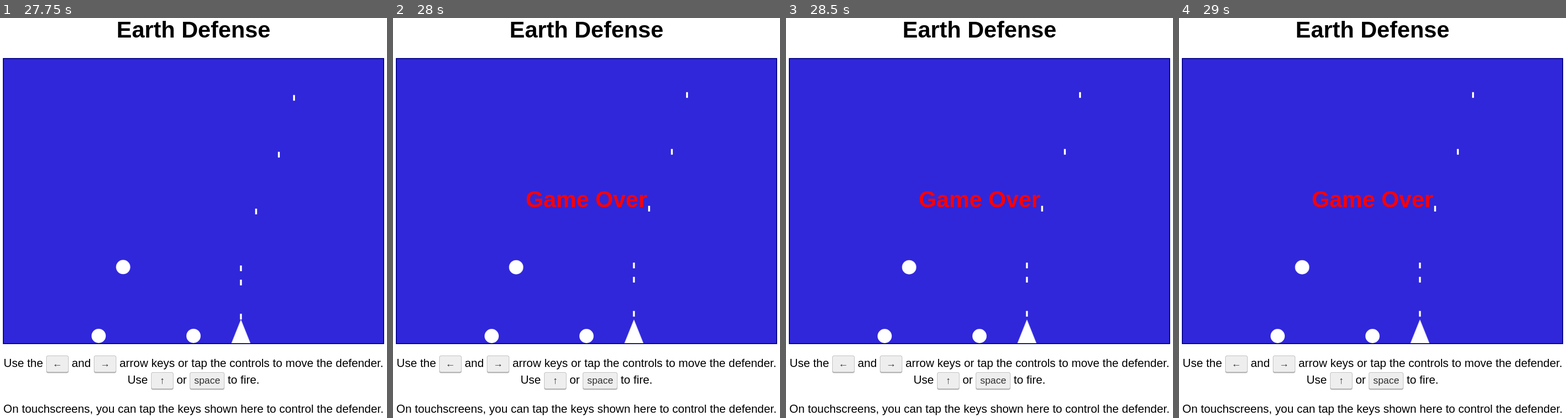
Above: before the commit, frames 1-4 (left to right).
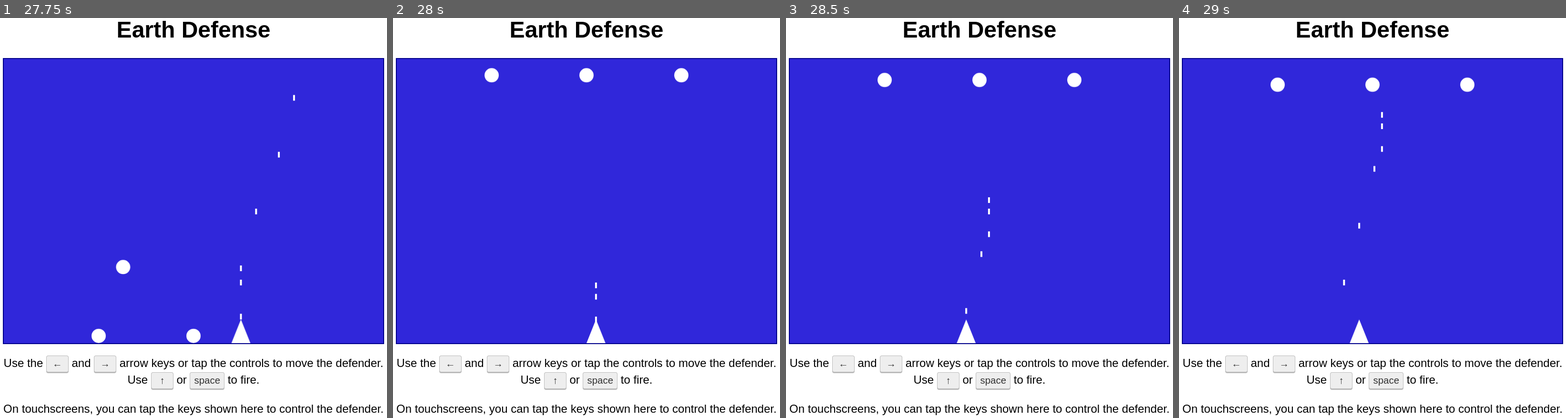
Above: after the commit, the same moments.

Repository: MDecker-MobileComputing/HTML_Game_EarthDefense
Game: browser game, page docs/index.html
The game is run twice, just before and just after one commit, with the same random seed, the same clock (stepped at 60 frames per second) and the same inputs.
Inputs:
- Up to frame 1 (27.75 s): hold Right 1.03-2.28 s; tap Space every 0.33 s from 1.1 to 27.43 s; hold Up 2.33-2.67 s; hold Right 2.72-3.72 s; hold Left 3.77-5.27 s; hold Up 5.32-5.82 s; hold Left 5.87-6.53 s; hold Right 6.58-7.83 s; hold Up 7.88-8.22 s; hold Right 8.27-9.27 s; hold Left 9.32-10.82 s; hold Up 10.87-11.37 s; hold Left 11.42-12.08 s; hold Right 12.13-13.38 s; hold Up 13.43-13.77 s; hold Right 13.82-14.82 s; hold Left 14.87-16.37 s; hold Up 16.42-16.92 s; hold Left 16.97-17.63 s; hold Right 17.68-18.93 s; hold Up 18.98-19.32 s; hold Right 19.37-20.37 s; hold Left 20.42-21.92 s; hold Up 21.97-22.47 s; hold Left 22.52-23.18 s; hold Right 23.23-24.48 s; hold Up 24.53-24.87 s; hold Right 24.92-25.92 s; hold Left 25.97-27.47 s; hold Up from 27.52 s (still down)
- Up to frame 2 (28 s): keep holding Up; tap Space at 27.77, 27.77 s
- Up to frame 3 (28.5 s): release Up at 28.02 s; hold Left from 28.07 s (still down); tap Space at 28.1, 28.43 s
- Up to frame 4 (29 s): release Left at 28.73 s; tap Space at 28.77 s; hold Right from 28.78 s (still down)

Frame 1 is identical in both runs. In frame 2, 1.5% of the frame differs, in the area x 23-77%, y 12-82%; in frame 3, 1.6%; in frame 4, 1.6%, in the area x 23-77%, y 14-82%.

Commit message:
Game can be restarted

Diff:
--- a/docs/EarthDefense.js
+++ b/docs/EarthDefense.js
@@ -242,7 +242,7 @@
 
 
 /*
- * Draws the red "Game Over" message in the center of the game area.
+ * Draws the game-over message and restart instruction in the center of the game area.
  */
 function drawGameOver( canvas, ctx ) {
 
@@ -251,6 +251,26 @@
     ctx.textAlign    = "center";
     ctx.textBaseline = "middle";
     ctx.fillText( "Game Over", canvas.width / 2, canvas.height / 2 );
+
+    ctx.fillStyle = "#fff";
+    ctx.font      = "20px sans-serif";
+    ctx.fillText( "Press SPACE to play another round", canvas.width / 2, canvas.height / 2 + 56 );
+}
+
+
+/*
+ * Resets the game state and starts a new round.
+ */
+function restartGame( canvas, ctx ) {
+
+    defenderLeft      = 50;
+    shotsArray        = [];
+    lastAnimationTime = null;
+    gameOver          = false;
+
+    initAlienShips( canvas );
+    redrawGameArea( canvas, ctx );
+    animationFrame = window.requestAnimationFrame( gameLoop );
 }
 
 
@@ -286,14 +306,24 @@
 
         performUserAction( "right", canvas, ctx );
 
-    } else if ( event.key  === "ArrowUp" ||
-                event.code === "Space"   ||
-                event.key === " "
-              ) {
+    } else if ( event.key === "ArrowUp" ) {
 
         event.preventDefault();
 
         performUserAction( "fire", canvas, ctx );
+
+    } else if ( event.code === "Space" || event.key === " " ) {
+
+        event.preventDefault();
+
+        if ( gameOver ) {
+
+            restartGame( canvas, ctx );
+
+        } else {
+
+            performUserAction( "fire", canvas, ctx );
+        }
     }
 }
 
